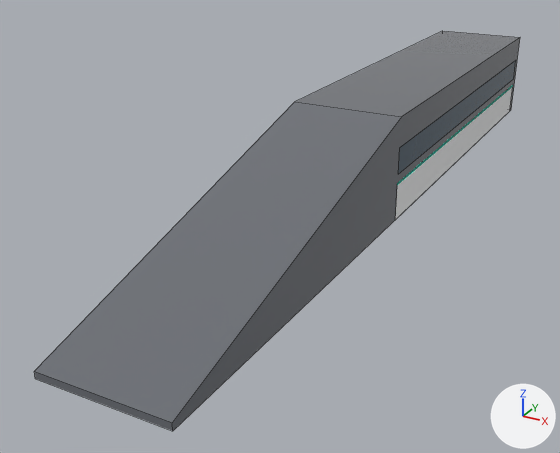
Renders of the FBX model unity/Assets/Models/Props/385_far.fbx from each side of a commit.
Before and after are seen from a 50 mm lens placed at (8.8, -21.5, 9.5), pointed at (-1.8, -2.1, -0.2). The axes (+X, +Y, +Z) are drawn at lower right. The lights are the same throughout. The first picture is the older version. Mesh edges are drawn as thin lines. Where no turn or scale is listed for an object, it has been applied to the vertices. Vertices at exactly the same position are counted once.

In view in the first picture: '385_far'.
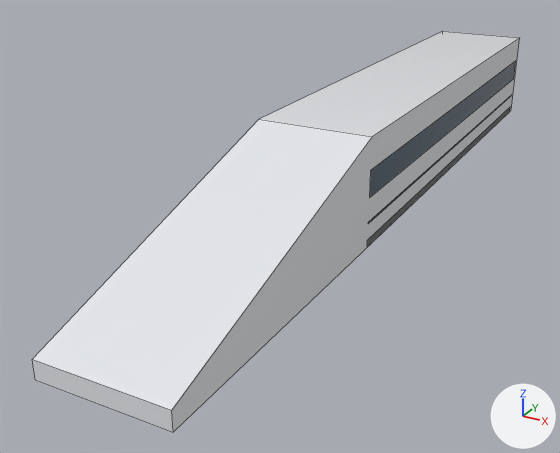
Boxes [x1, y1, x2, y2] around the edits, measured in the pictures (560 x 453 px; the box of a moved part takes in the faces that stretch with it):
'385_far', reshaped: before [34, 31, 520, 431]; after [32, 31, 520, 432]
part 1 of me_385_far, moved or reshaped: before [395, 85, 513, 220]; after [367, 95, 512, 247]
part 2 of me_385_far, recoloured: [34, 31, 520, 431] in both

What the commit changed:
Material 'PROP_HsPearl' (mat_prop_hspearl) is new.
Its base color is (0.8, 0.82, 0.85) (white #e7eaed).
Its roughness is 0.16.
Material 'PROP_Trim' (mat_prop_trim) is new.
Its base color is (0.075, 0.075, 0.085) (dark grey #4d4d52).
Its roughness is 0.55.
me_385_far is used by ob_385_far; location (0.0, 0.0, 0.0).
me_385_far had 30 vertices, 12 faces and spanned x -1.7..1.7, y -12.5..12.5, z 0.5..3.6.
me_385_far now has 34 vertices, 12 faces and spans x -1.7..1.7, y -12.5..12.5, z 0.5..3.6.
Part 1, on me_385_far:
10 vertices are removed from x -1.7..1.7, y -1.5..12.2, z 0.5..1.7.
4 faces are deleted.
6 vertices in x -1.7..1.7, y -1.5, z 2.0..3.6 move by (0.0, -2.1, 0.0).
2 vertices move from x -1.7..1.7, y -12.5, z 0.7 to x -1.7..1.7, y -12.5, z 1.0.
14 vertices are added at x -1.7..1.7, y -3.6..12.2, z 0.5..1.3.
4 new faces join them, mat_prop_trim (dark grey #4d4d52).
me_385_far part 2: 6 faces spanning x -1.7..1.7, y -12.5..12.5, z 0.5..3.6 switch from mat_prop_hsgraphite (grey #6c6f76) to mat_prop_hspearl (white #e7eaed).
me_385_far no longer uses material mat_prop_shinkwhite (white #f3f5f6).
me_385_far no longer uses material mat_prop_hsemerald (cyan #00c4aa, glowing cyan #00edc4).
me_385_far gains material mat_prop_trim (dark grey #4d4d52).
